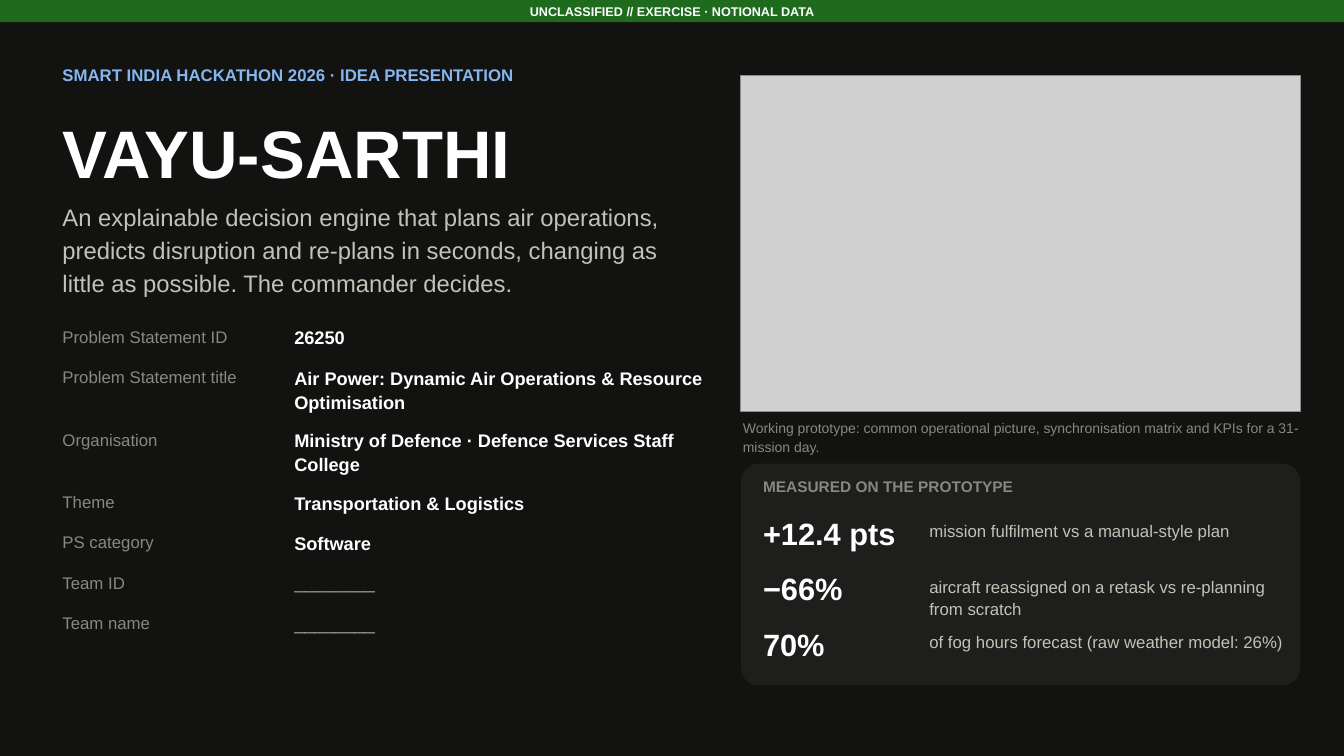
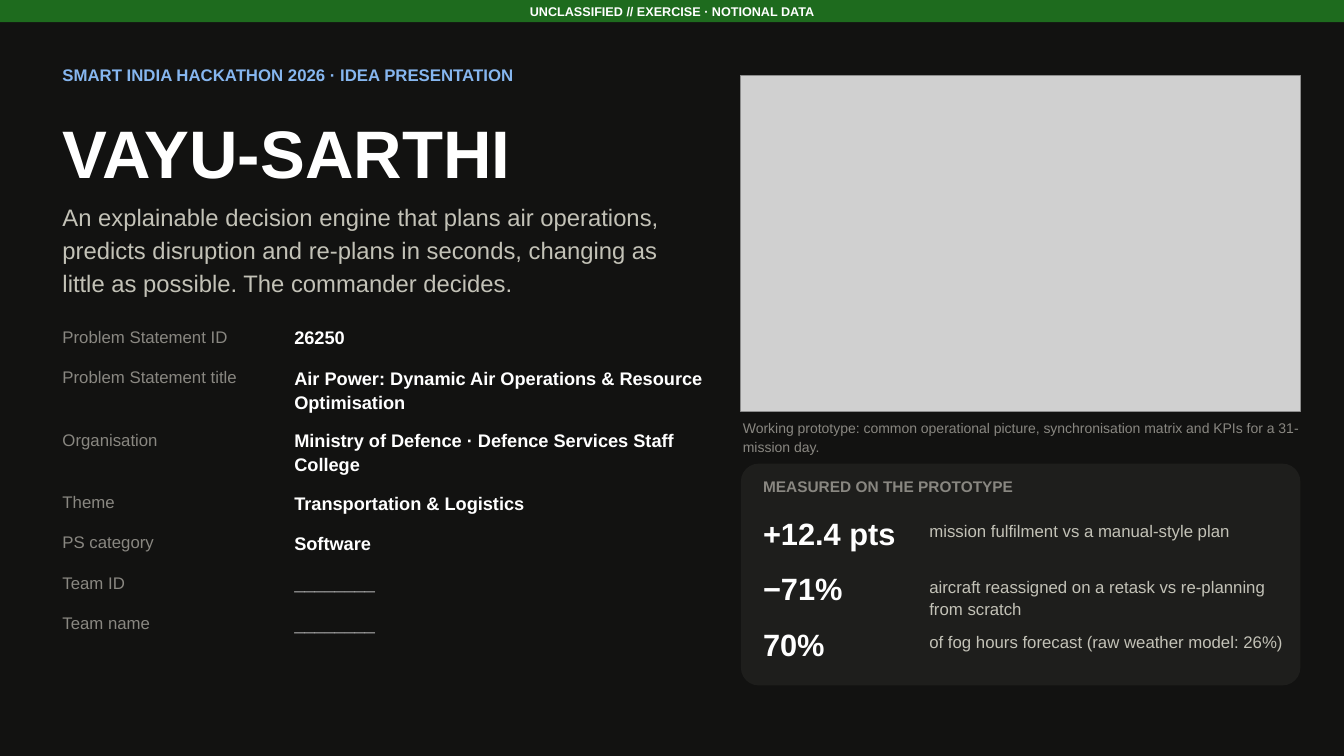
Before and after one commit to DeepakSinghhh/Air-power-Dynamic, a slide deck: slide 1 of docs/VAYU-SARTHI_SIH2026_idea.pptx. Drawn at 1344x756 pixels with LibreOffice and Linux fonts; fonts in the diff are those of the drawing; grey boxes stand for pictures. Boxes give left, top, right and bottom in pixels: in the first picture for what was removed or moved away, otherwise in the second. Text is boxed around its words. In the diff, an @@ line names an element or a change of style, - is before the commit and + after.

```diff
--- a/docs/VAYU-SARTHI_SIH2026_idea.pptx
+++ b/docs/VAYU-SARTHI_SIH2026_idea.pptx
@@ text at [763, 578, 842, 601]: text changed @@
-−66%
+−71%
```
Also in this commit, not shown: 2 other slides changed, 7 other files.
